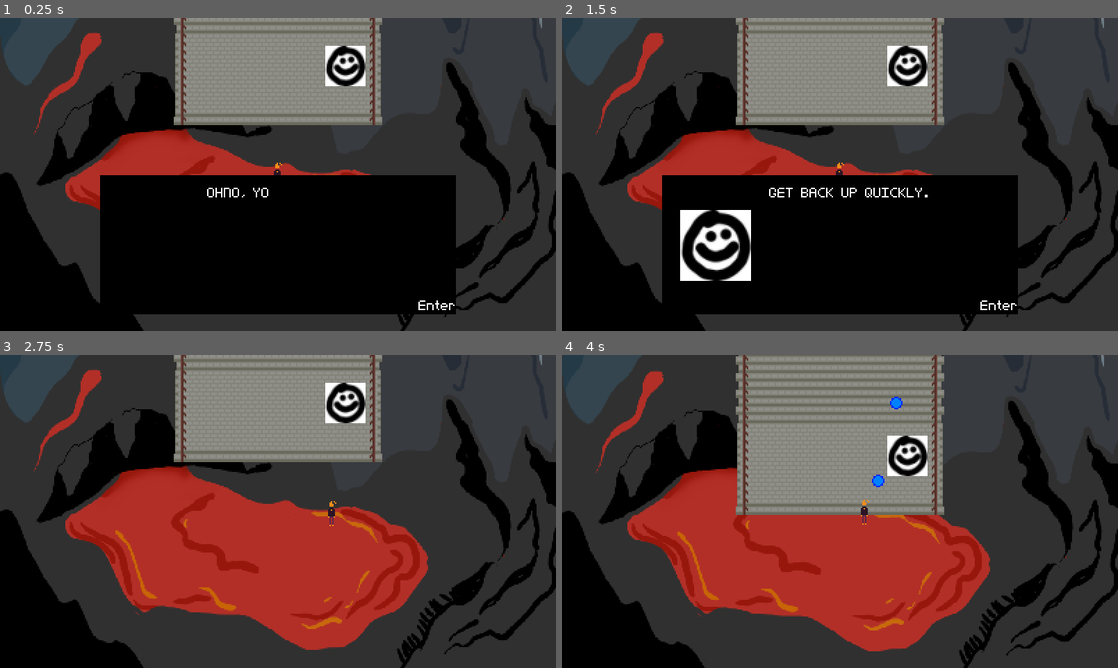
Above: before the commit, frames 1-4 (two rows, left to right).
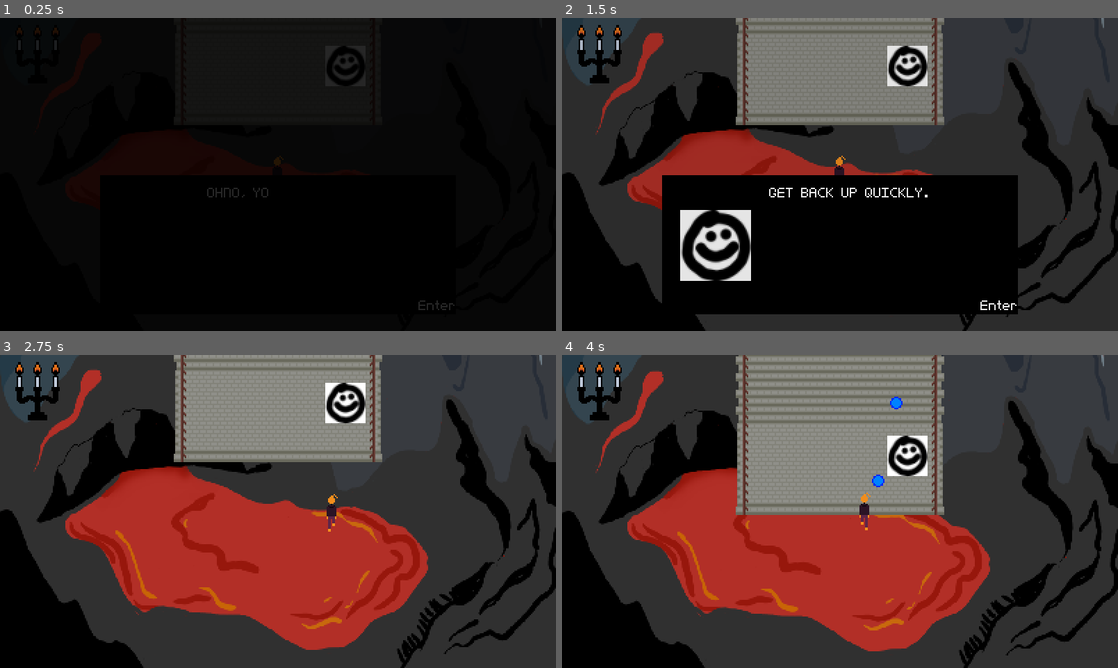
Above: after the commit, the same moments.

Repository: RegularSalamander/burnt-out-seven-sins
Game: Godot game, scene res://Scenes/Game.tscn
Two runs of this game, one before a commit and one after it. Both use one fixed random seed, a clock stepped at 60 frames per second and the inputs below.
Inputs:
- Up to frame 1 (0.25 s): no input
- Up to frame 2 (1.5 s): tap Enter (ui_accept) at 0.5 s; hold Right (right) 0.53-1.28 s; tap Space (jump) at 0.77 s; hold Down (ui_down) from 1.28 s (still down)
- Up to frame 3 (2.75 s): tap Space (jump) at 1.52 s; tap Enter (ui_accept) at 2 s; release Down (ui_down) at 2.03 s; hold Right (right) from 2.03 s (still down)
- Up to frame 4 (4 s): release Right (right) at 2.78 s; hold Up (ui_up) 2.78-3.53 s; tap Space (jump) at 3.02, 3.77 s; hold Left (left) from 3.53 s (still down)

The runs differ from the first frame. In frame 1, 59% of the frame differs, in the area x 0-100%, y 0-100%; in frame 2, 2.1%; in frame 3, 0.7%; in frame 4, 0.7%.

Commit message:
ui and player animation

Diff:
--- a/Scenes/Game.tscn
+++ b/Scenes/Game.tscn
@@ -8,6 +8,11 @@
 [ext_resource path="res://Music/vibrato hell.ogg" type="AudioStream" id=6]
 [ext_resource path="res://Art/background.png" type="Texture" id=7]
 [ext_resource path="res://Art/placeholder_ui.png" type="Texture" id=8]
+[ext_resource path="res://Art/ui_health.png" type="Texture" id=9]
+[ext_resource path="res://Art/black.png" type="Texture" id=10]
+[ext_resource path="res://Art/ui_progress_back.png" type="Texture" id=11]
+[ext_resource path="res://Art/ui_progress_flame.png" type="Texture" id=12]
+[ext_resource path="res://Art/ui_progress.png" type="Texture" id=13]
 
 [node name="Node2D" type="Node2D"]
 script = ExtResource( 5 )
@@ -48,6 +53,33 @@
 texture = ExtResource( 8 )
 centered = false
 
+[node name="Health" type="Sprite" parent="CanvasLayer"]
+position = Vector2( 26.8195, 25.7611 )
+texture = ExtResource( 9 )
+hframes = 4
+
+[node name="Fadeout" type="Sprite" parent="CanvasLayer"]
+modulate = Color( 1, 1, 1, 0 )
+scale = Vector2( 400, 225 )
+texture = ExtResource( 10 )
+centered = false
+
+[node name="progress" type="Node2D" parent="CanvasLayer"]
+
+[node name="Front" type="Sprite" parent="CanvasLayer/progress"]
+position = Vector2( 360, 112 )
+z_index = 2
+texture = ExtResource( 13 )
+
+[node name="Back" type="Sprite" parent="CanvasLayer/progress"]
+position = Vector2( 360, 112 )
+texture = ExtResource( 11 )
+
+[node name="flame" type="Sprite" parent="CanvasLayer/progress"]
+position = Vector2( 360.503, 54.0605 )
+z_index = 1
+texture = ExtResource( 12 )
+
 [node name="AudioStreamPlayer" type="AudioStreamPlayer" parent="."]
 stream = ExtResource( 6 )
 autoplay = true
--- a/Scenes/Player.tscn
+++ b/Scenes/Player.tscn
@@ -5,7 +5,7 @@
 [ext_resource path="res://fancySalamander (1).ttf" type="DynamicFontData" id=3]
 
 [sub_resource type="RectangleShape2D" id=1]
-extents = Vector2( 2.45652, 3.59294 )
+extents = Vector2( 2.45652, 5.20578 )
 
 [sub_resource type="RectangleShape2D" id=2]
 extents = Vector2( 2.59761, 2.62074 )
@@ -20,17 +20,17 @@
 
 [node name="Sprite" type="Sprite" parent="."]
 texture = ExtResource( 2 )
+hframes = 3
 
 [node name="Hurtbox" type="Area2D" parent="."]
 collision_mask = 8
 
 [node name="CollisionShape2D" type="CollisionShape2D" parent="Hurtbox"]
-position = Vector2( -0.531185, 5.40897 )
+position = Vector2( -0.597404, 7.72655 )
 shape = SubResource( 1 )
 
 [node name="CollisionShape2D" type="CollisionShape2D" parent="."]
-visible = false
-position = Vector2( -0.547134, 7.40703 )
+position = Vector2( -0.547134, 10.453 )
 shape = SubResource( 2 )
 
 [node name="Gluttony" type="RichTextLabel" parent="."]
--- a/Scripts/Game.gd
+++ b/Scripts/Game.gd
@@ -8,6 +8,8 @@
 
 var heart_scn
 var powerup_scn
+
+var fade = 1
 
 var sins = [
 	0, #0: sloth
@@ -37,6 +39,20 @@
 	powerup_scn = load("res://Scenes/Powerup.tscn")
 
 func _process(delta):
+	$CanvasLayer/Health.frame = player.health
+
+	if player.health > 0:
+		fade -= 0.01
+		fade = max(fade, 0)
+	else:
+		fade += 0.01
+		if fade >= 1:
+			get_tree().change_scene("res://Scenes/Game.tscn")
+	$CanvasLayer/Fadeout.modulate.a = fade
+
+	$CanvasLayer/progress.visible = world_gen.player_level >= 1
+	$CanvasLayer/progress/flame.position.y = player.position.y/(72*30*8) * 128 + 181
+
 	#TODO implement the up or down mechanic of every sin
 	sins[0] += 0.003 #sloth up fast
 	sins[6] += 0.001 #pride up slow
--- a/Scripts/Player.gd
+++ b/Scripts/Player.gd
@@ -22,6 +22,8 @@
 var health = 3
 var can_move = true
 
+var animation_frame = 0
+
 var rng = RandomNumberGenerator.new()
 
 func _ready():
@@ -41,6 +43,7 @@
 		i.modulate.a = 0
 
 func _physics_process(delta):
+	animation_frame += delta*5
 	sin_theta += delta
 	powerup_time -= delta
 	reload_time -= delta
@@ -55,7 +58,7 @@
 		sins[i].modulate.b = min(max(0, sins[i].modulate.a*-5 + 5), 1)
 		if sins[i].modulate.a >= 1:
 			sins[i].modulate.g = 1
-			can_move = false
+			health = 0 #trigger game over
 		var shake_x = rng.randf_range(-2.0, 2.0)
 		var shake_y = rng.randf_range(-2.0, 2.0)
 		sins[i].rect_position.x = cos(sin_theta + (i*2*PI/7.0))*25-15 + shake_x * sins[i].modulate.a
@@ -70,14 +73,11 @@
 		return
 
 	var velocity = Vector2(int(input[3])-int(input[2]), int(input[1])-int(input[0]))
-	if velocity.x > 0:
-		lastDir = 3
-	elif velocity.x < 0:
-		lastDir = 1
-	elif velocity.y < 0:
-		lastDir = 2
-	elif velocity.y > 0:
-		lastDir = 0
+
+	if not velocity:
+		$Sprite.frame = 0
+	else:
+		$Sprite.frame = int(floor(animation_frame))%2+1
 
 	if shooting and reload_time <= 0:
 		var new_bullet = bullet_scn.instance()
Binary file added: Art/black.png
Not shown, added: Art/black.png.import
Binary file changed: Art/player.png
Binary file added: Art/ui_health.png
Not shown, added: Art/ui_health.png.import
Binary file added: Art/ui_progress.png
Not shown, added: Art/ui_progress.png.import
Binary file added: Art/ui_progress_back.png
Not shown, added: Art/ui_progress_back.png.import
Binary file added: Art/ui_progress_flame.png
Not shown, added: Art/ui_progress_flame.png.import
Not shown: 1 places in Scenes/Game.tscn that only renumber resources
